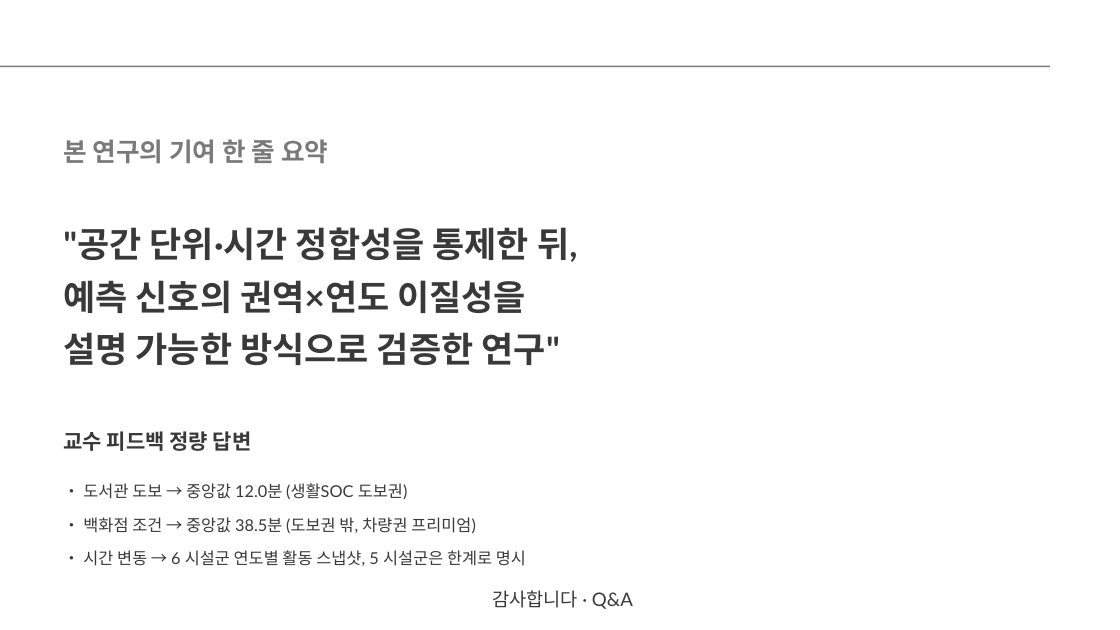
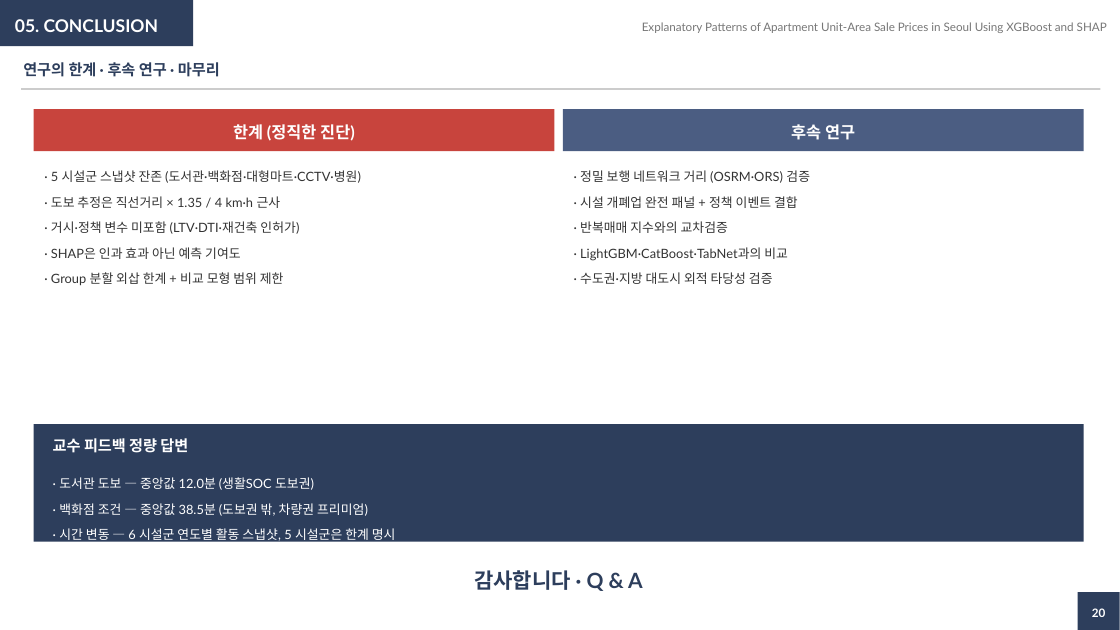
Before and after one commit to seokmogu/thesis-seoul-apt-xai, a slide deck: slide 20 of paper/중간발표_박현근.pptx (slide 8 before the commit). Drawn at 1120x630 pixels with LibreOffice and Linux fonts; fonts in the diff are those of the drawing. Boxes give left, top, right and bottom in pixels: in the first picture for what was removed or moved away, otherwise in the second. Text is boxed around its words. In the diff, an @@ line names an element or a change of style, - is before the commit and + after.

```diff
--- a/paper/중간발표_박현근.pptx
+++ b/paper/중간발표_박현근.pptx
@@ rectangle added at <box>0,0,193,46</box>, fill #2D3E5C @@
@@ text added at <box>15,19,159,32</box>, 15 pt, text #FFFFFF, bold @@
+05. CONCLUSION
@@ text added at <box>642,22,1107,33</box>, 10 pt, text #777777 @@
+Explanatory Patterns of Apartment Unit-Area Sale Prices in Seoul Using XGBoost and SHAP
@@ rectangle: place and size @@
-rectangle at <box>0,66,1050,67</box>
+rectangle at <box>21,88,1101,90</box>
@@ rectangle at <box>21,88,1101,90</box>: fill #7A7A7A to #CCCCCC @@
@@ text added at <box>23,62,220,77</box>, 13 pt, text #2D3E5C, bold @@
+연구의 한계 · 후속 연구 · 마무리
@@ rectangle added at <box>34,109,555,151</box>, fill #C8443D @@
@@ rectangle added at <box>563,109,1084,151</box>, fill #4B5D82 @@
@@ text removed at <box>63,139,328,164</box> @@
-본 연구의 기여 한 줄 요약
@@ text added at <box>233,124,355,141</box>, 14 pt, text #FFFFFF, bold @@
+한계 (정직한 진단)
@@ text added at <box>791,124,855,140</box>, 14 pt, text #FFFFFF, bold @@
+후속 연구
@@ text added at <box>51,170,361,286</box>, 11 pt, text #333333 @@
+· 5 시설군 스냅샷 잔존 (도서관·백화점·대형마트·CCTV·병원)
+· 도보 추정은 직선거리 × 1.35 / 4 km·h 근사
+· 거시·정책 변수 미포함 (LTV·DTI·재건축 인허가)
+· SHAP은 인과 효과 아닌 예측 기여도
+· Group 분할 외삽 한계 + 비교 모형 범위 제한
@@ text added at <box>580,170,810,284</box>, 11 pt, text #333333 @@
+· 정밀 보행 네트워크 거리 (OSRM·ORS) 검증
+· 시설 개폐업 완전 패널 + 정책 이벤트 결합
+· 반복매매 지수와의 교차검증
+· LightGBM·CatBoost·TabNet과의 비교
+· 수도권·지방 대도시 외적 타당성 검증
@@ text removed at <box>63,227,578,365</box> @@
-"공간 단위·시간 정합성을 통제한 뒤,
-예측 신호의 권역×연도 이질성을
-설명 가능한 방식으로 검증한 연구"
@@ rectangle added at <box>34,424,1084,542</box>, fill #2D3E5C @@
@@ text "교수 피드백 정량 답변": place and size @@
-text "교수 피드백 정량 답변" at <box>63,431,252,451</box>
+text "교수 피드백 정량 답변" at <box>53,438,188,453</box>
@@ text "교수 피드백 정량 답변" at <box>53,438,188,453</box>: size 18 to 13 pt, text colour #393939 to #FFFFFF; line spacing 1.25 to 1.2 @@
@@ text at <box>59,477,396,544</box>: text changed; size 14 to 11 pt; text colour #393939 to #FFFFFF @@
-• 도서관 도보 → 중앙값 12.0분 (생활SOC 도보권)
-• 백화점 조건 → 중앙값 38.5분 (도보권 밖, 차량권 프리미엄)
-• 시간 변동 → 6 시설군 연도별 활동 스냅샷, 5 시설군은 한계로 명시
+· 도서관 도보 — 중앙값 12.0분 (생활SOC 도보권)
+· 백화점 조건 — 중앙값 38.5분 (도보권 밖, 차량권 프리미엄)
+· 시간 변동 — 6 시설군 연도별 활동 스냅샷, 5 시설군은 한계 명시
@@ text at <box>474,570,643,591</box>: text changed; size 16 to 18 pt; text colour #393939 to #2D3E5C; bold on @@
-감사합니다 · Q&A
+감사합니다 · Q & A
@@ rectangle added at <box>1078,592,1120,630</box>, fill #2D3E5C @@
@@ text added at <box>1092,608,1105,617</box>, 10 pt, text #FFFFFF, bold @@
+20
```
Also in this commit, not shown: 1 other slide changed, 18 slides added, 6 slides removed, 8 other files.
